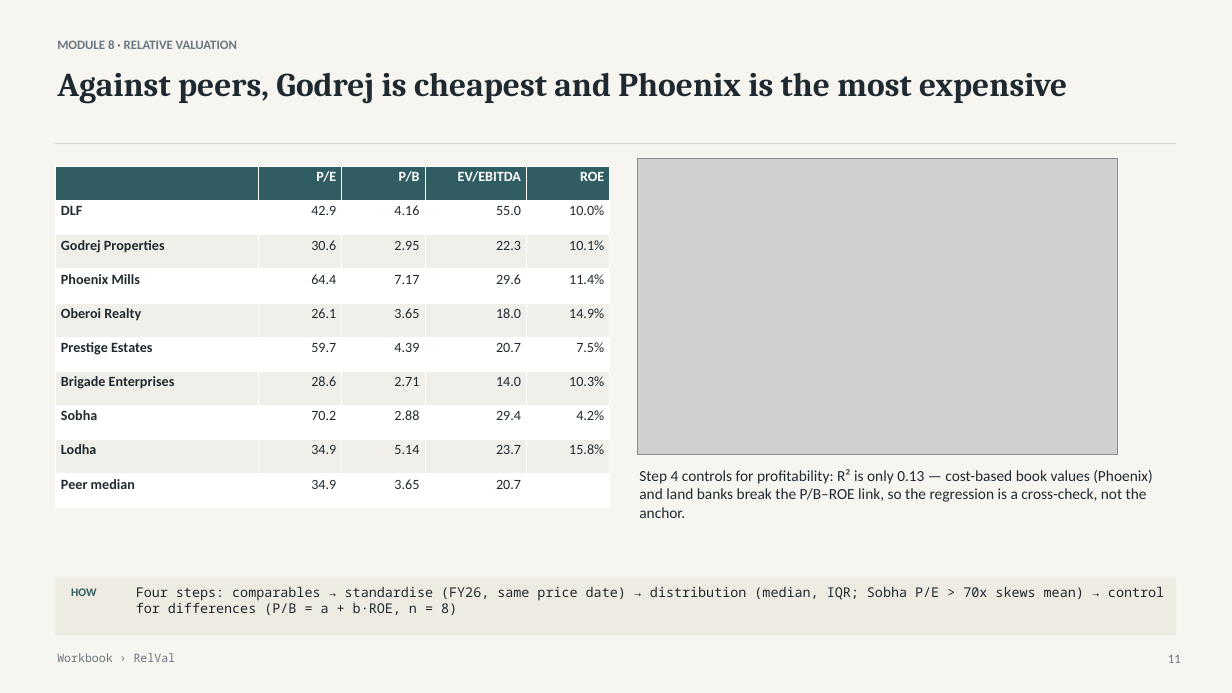
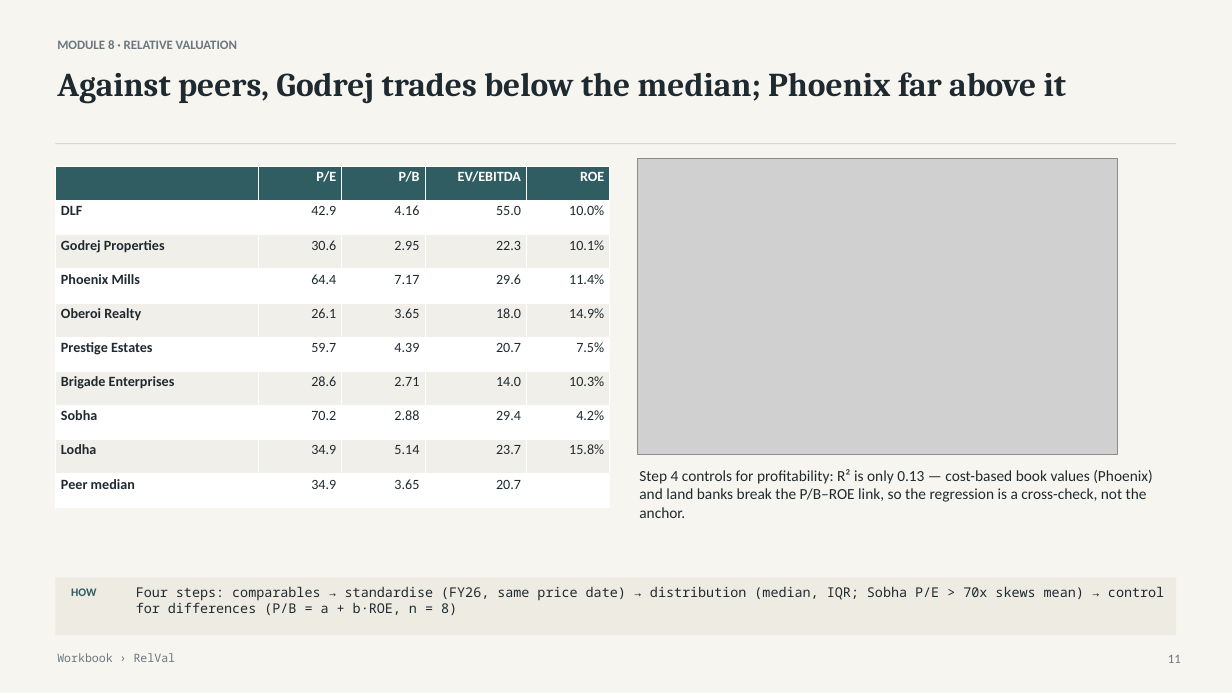
Before and after one commit to atharvaakz/BAAV, a slide deck: slide 11 of reports/ProjectBaav_Group27_Presentation.pptx. Drawn at 1232x693 pixels with LibreOffice and Linux fonts; fonts in the diff are those of the drawing; grey boxes stand for pictures. Boxes give left, top, right and bottom in pixels: in the first picture for what was removed or moved away, otherwise in the second. Text is boxed around its words. In the diff, an @@ line names an element or a change of style, - is before the commit and + after.

```diff
--- a/reports/ProjectBaav_Group27_Presentation.pptx
+++ b/reports/ProjectBaav_Group27_Presentation.pptx
@@ text at (x1=57, y1=72, x2=1066, y2=103): text changed @@
-Against peers, Godrej is cheapest and Phoenix is the most expensive
+Against peers, Godrej trades below the median; Phoenix far above it
```
Also in this commit, not shown: 12 other files.
